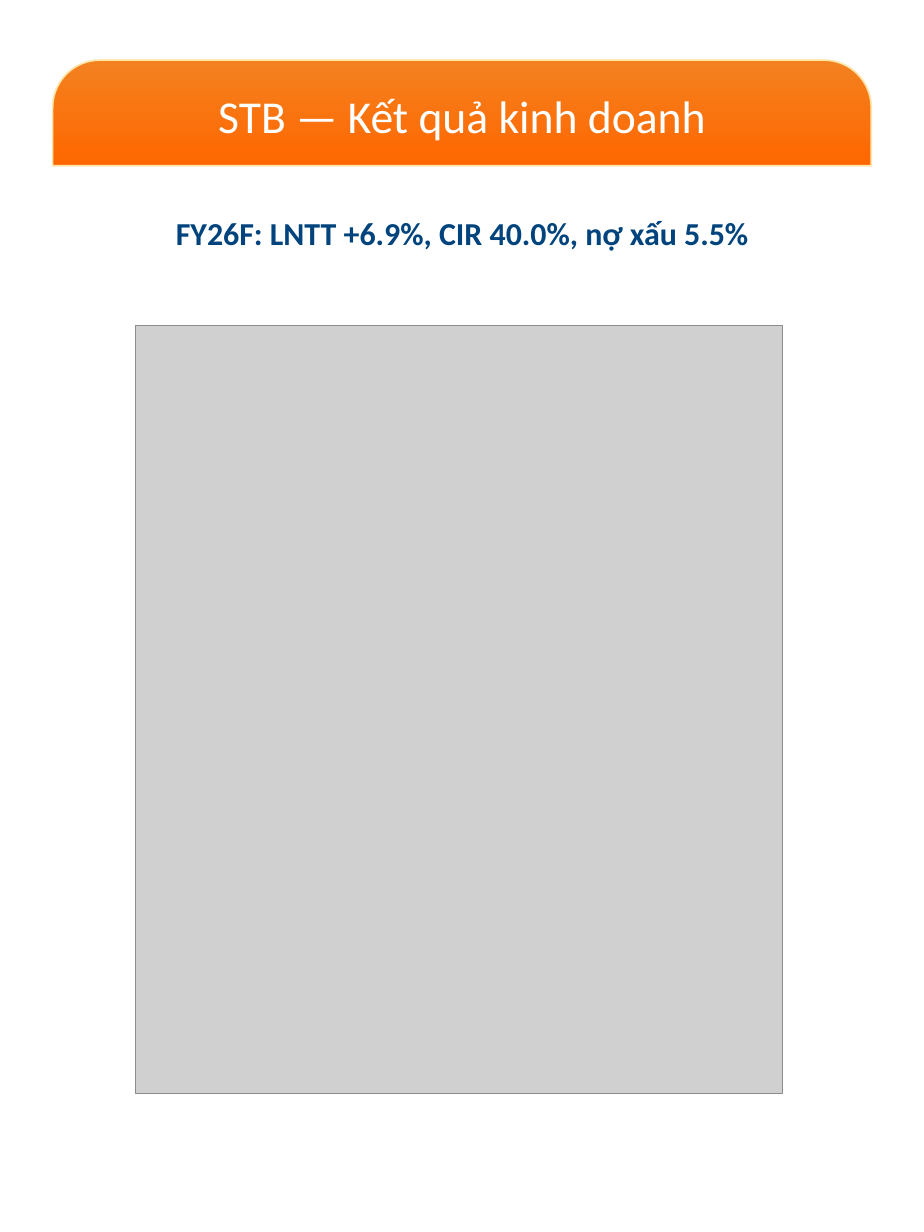
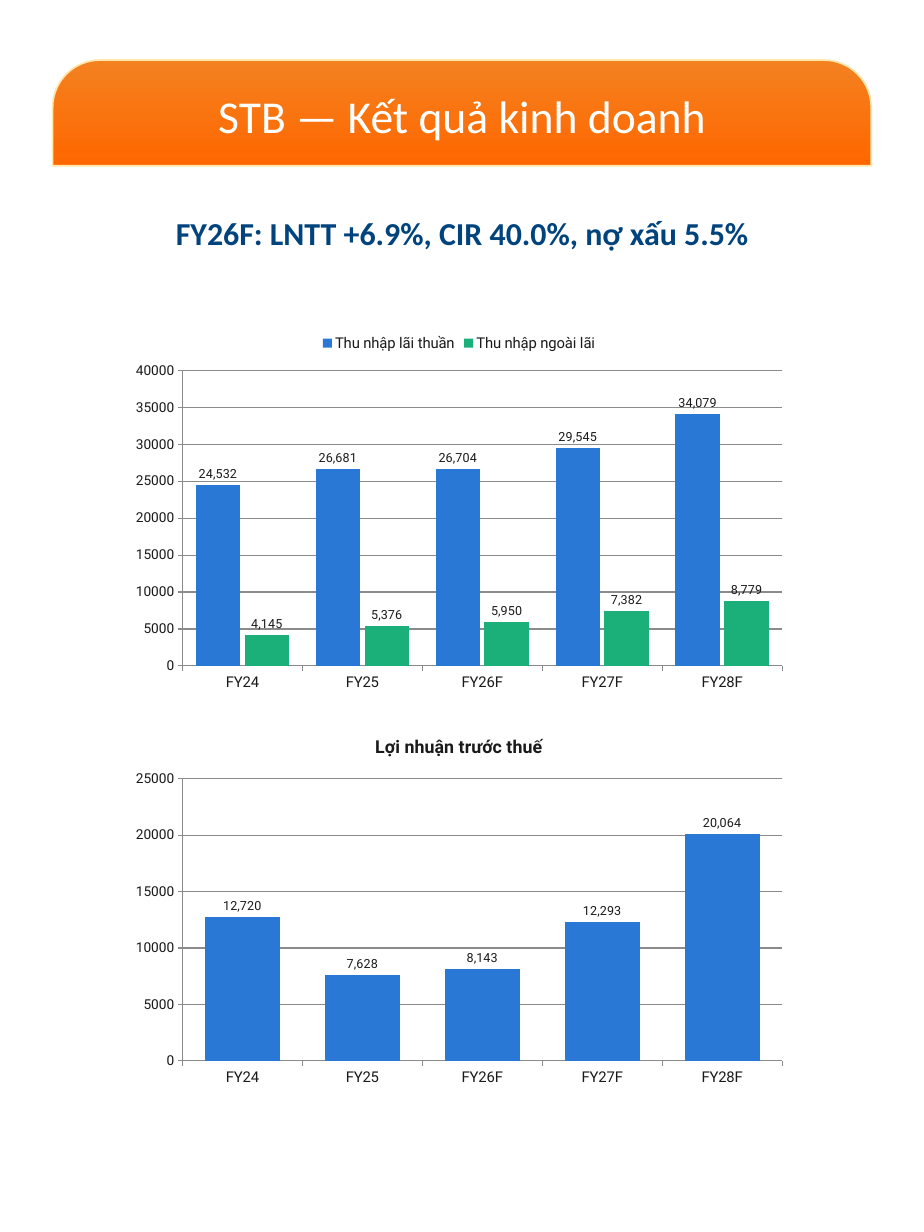
Before and after one commit to datquanton/verbose-guide, a slide deck: slide 8 of MASVN_Mobile_Report_STB_FPT_2Q26_EN_VN.pptx. Drawn at 924x1232 pixels with LibreOffice and Linux fonts; fonts in the diff are those of the drawing; grey boxes stand for pictures; background and template pictures are left out. Boxes give left, top, right and bottom in pixels: in the first picture for what was removed or moved away, otherwise in the second. Text is boxed around its words. In the diff, an @@ line names an element or a change of style, - is before the commit and + after.

```diff
--- a/MASVN_Mobile_Report_STB_FPT_2Q26_EN_VN.pptx
+++ b/MASVN_Mobile_Report_STB_FPT_2Q26_EN_VN.pptx
@@ column chart added at box(122, 325, 796, 699) @@
+categories: FY24, FY25, FY26F, FY27F, FY28F
+Thu nhập lãi thuần: 24532, 26681, 26704, 29545, 34079
+Thu nhập ngoài lãi: 4145, 5376, 5950, 7382, 8779
@@ picture removed at box(136, 325, 783, 1093) @@
@@ column chart added at box(122, 720, 796, 1094) @@
+title "Lợi nhuận trước thuế"
+categories: FY24, FY25, FY26F, FY27F, FY28F
+Lợi nhuận trước thuế: 12720, 7628, 8143, 12293, 20064
```
Also in this commit, not shown: 7 other slides changed, 12 other files.
